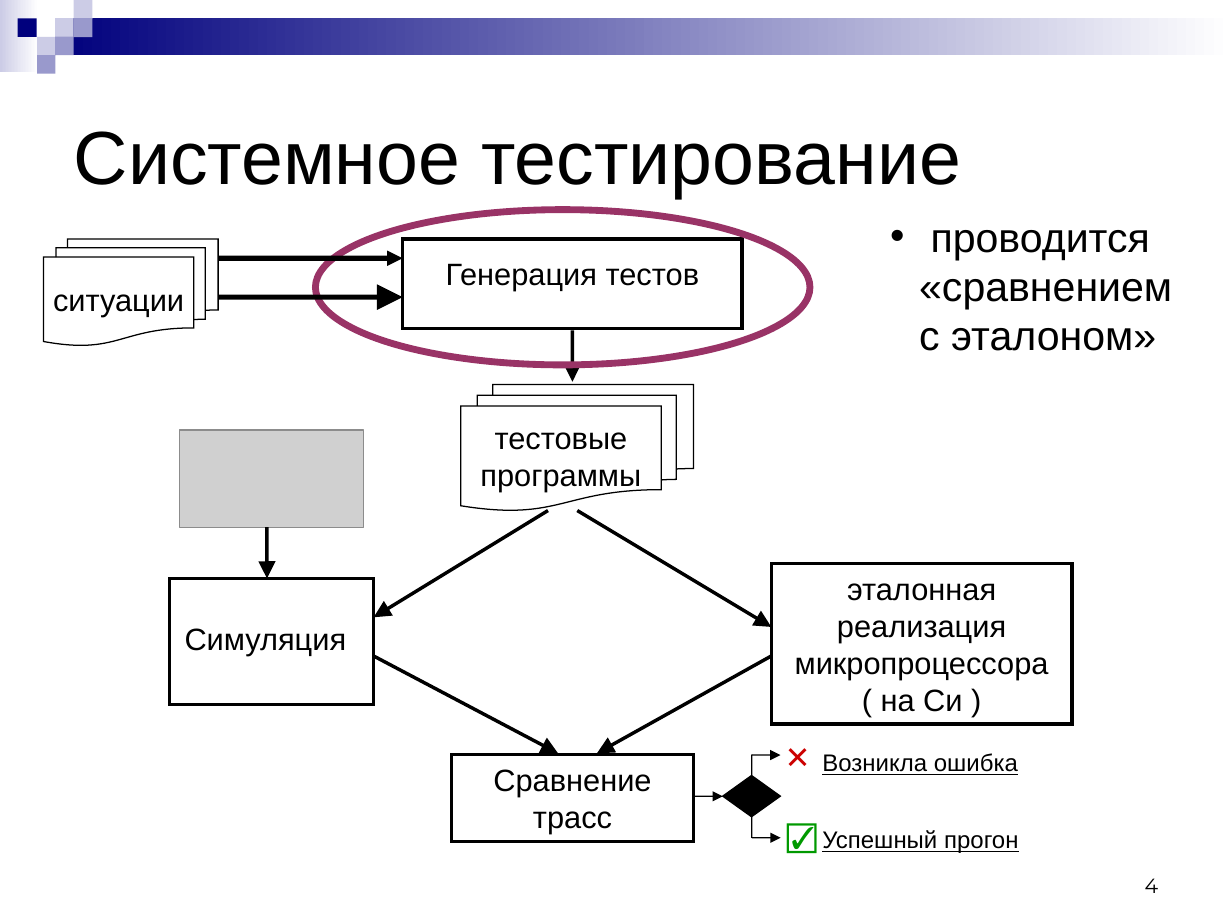
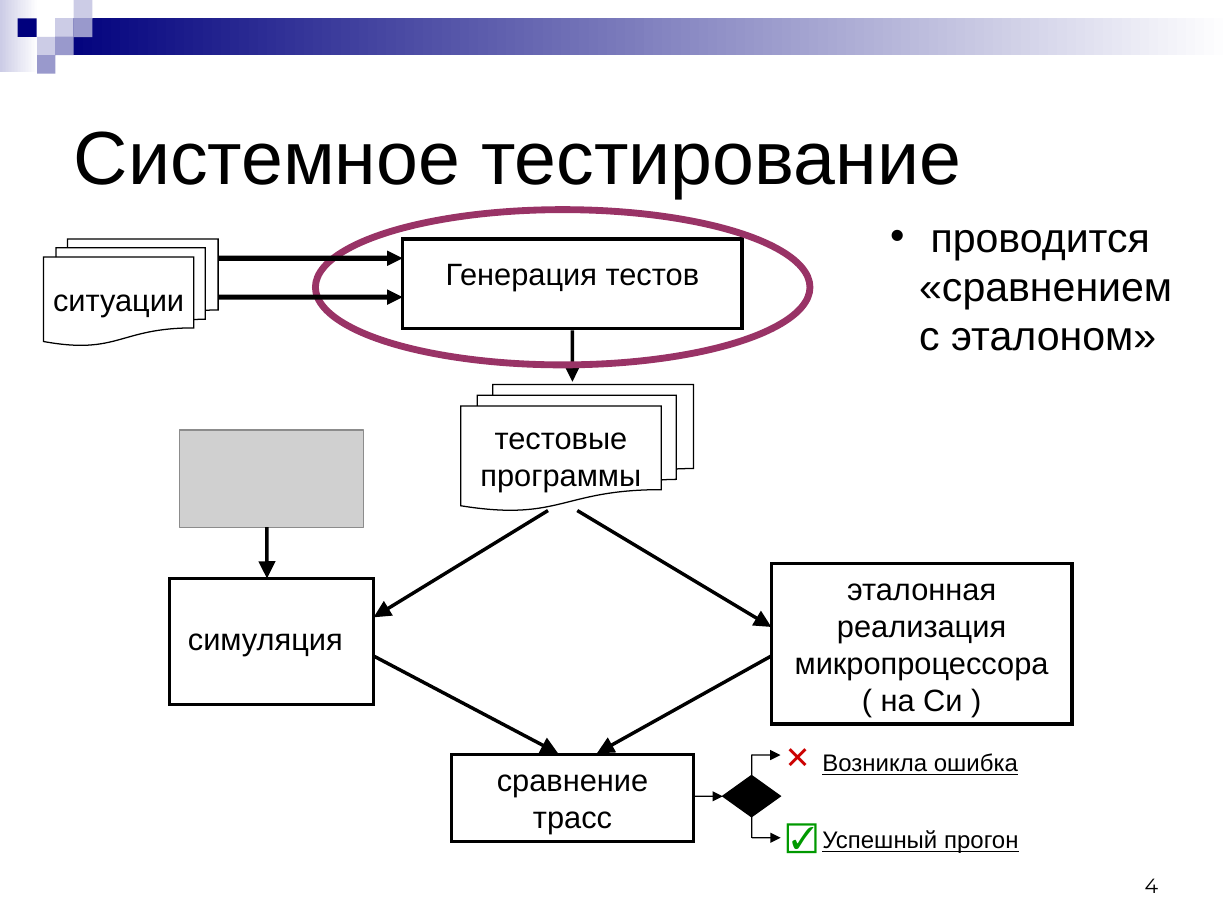
Before and after one commit to kornevgen/tesla-project, a slide deck: slide 4 of papers/LomoRead-2010/lomonosov-talk.ppt. Drawn at 1232x924 pixels with LibreOffice and Linux fonts; fonts in the diff are those of the drawing; grey boxes stand for pictures. Boxes give left, top, right and bottom in pixels: in the first picture for what was removed or moved away, otherwise in the second. Text is boxed around its words. In the diff, an @@ line names an element or a change of style, - is before the commit and + after.

```diff
--- a/papers/LomoRead-2010/lomonosov-talk.ppt
+++ b/papers/LomoRead-2010/lomonosov-talk.ppt
@@ text in rectangle at <box>188,633,343,656</box>: text changed @@
-Симуляция
+cимуляция
@@ text in rectangle at <box>497,774,648,834</box>: text changed @@
-Сравнение трасс
+cравнение трасс
```
Also in this commit, not shown: 3 other slides changed, 1 other file.
